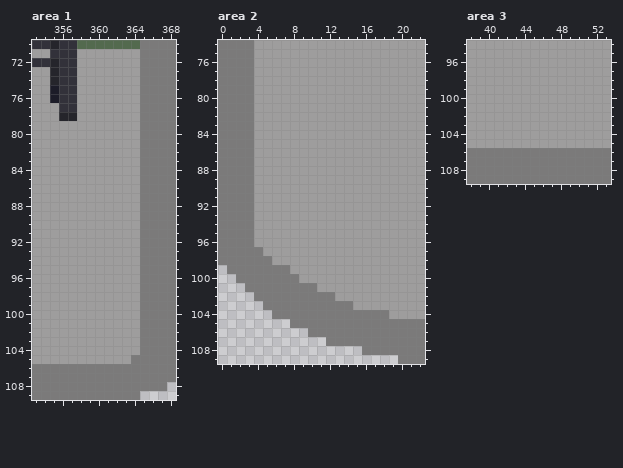
Pixel-art file -- Assets/art/hamilton/HamiltonEast/Bar/Bar.aseprite. The picture above was drawn from the file before the commit.
369x110 pixels, 1 frame. Colours within 5 levels of each other are drawn and written as one. Shown: area 1: x 353..368, y 70..109; area 2: x 0..22, y 74..109; area 3: x 38..53, y 94..109. The commit also changed other parts of the picture, which this record leaves out.
After the commit:
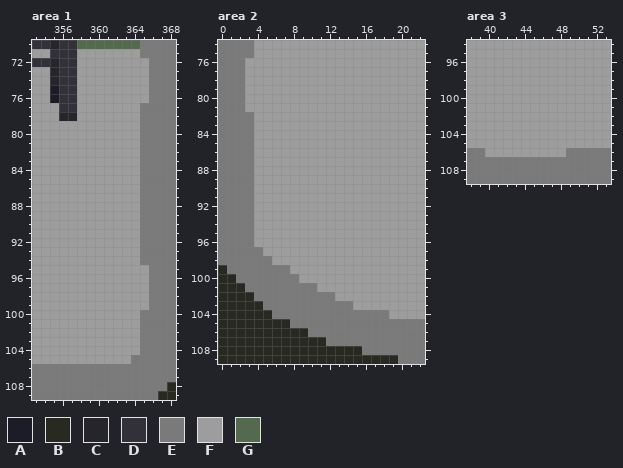
Palette (. is transparent): A #1c1c28  B #282921  C #25252b  D #32313a  E #7b7a7a  F #9e9d9d  G #536a4e
What changed:
--- area 1, layers "building", "FLO"
@@ x 363..367 @@
  71 FFEEE
- 72 FFEEE
- 73 FFEEE
- 74 FFEEE
- 75 FFEEE
- 76 FFEEE
+ 72 FFFEE
+ 73 FFFEE
+ 74 FFFEE
+ 75 FFFEE
+ 76 FFFEE
  77 FFEEE
@@ x 363..367 @@
  94 FFEEE
- 95 FFEEE
- 96 FFEEE
- 97 FFEEE
- 98 FFEEE
- 99 FFEEE
+ 95 FFFEE
+ 96 FFFEE
+ 97 FFFEE
+ 98 FFFEE
+ 99 FFFEE
 100 FFEEE
@@ x 363..368 @@
 107 EEEEEE
-108 EEEEE.
-109 EE....
+108 EEEEEB
+109 EEEEBB
--- area 2, layers "building", "FLO"
@@ x 1..5 @@
  75 EEEFF
- 76 EEEFF
- 77 EEEFF
- 78 EEEFF
- 79 EEEFF
- 80 EEEFF
- 81 EEEFF
+ 76 EEFFF
+ 77 EEFFF
+ 78 EEFFF
+ 79 EEFFF
+ 80 EEFFF
+ 81 EEFFF
  82 EEEFF
@@ x 0..22 @@
  98 EEEEEEFFFFFFFFFFFFFFFFF
- 99 .EEEEEEEFFFFFFFFFFFFFFF
-100 ..EEEEEEEFFFFFFFFFFFFFF
-101 ...EEEEEEEEFFFFFFFFFFFF
-102 ....EEEEEEEEEFFFFFFFFFF
-103 .....EEEEEEEEEEFFFFFFFF
-104 ......EEEEEEEEEEEEEFFFF
-105 ........EEEEEEEEEEEEEEE
-106 ..........EEEEEEEEEEEEE
-107 ............EEEEEEEEEEE
-108 ................EEEEEEE
-109 ....................EEE
+ 99 BEEEEEEEFFFFFFFFFFFFFFF
+100 BBEEEEEEEFFFFFFFFFFFFFF
+101 BBBEEEEEEEEFFFFFFFFFFFF
+102 BBBBEEEEEEEEEFFFFFFFFFF
+103 BBBBBEEEEEEEEEEFFFFFFFF
+104 BBBBBBEEEEEEEEEEEEEFFFF
+105 BBBBBBBBEEEEEEEEEEEEEEE
+106 BBBBBBBBBBEEEEEEEEEEEEE
+107 BBBBBBBBBBBBEEEEEEEEEEE
+108 BBBBBBBBBBBBBBBBEEEEEEE
+109 BBBBBBBBBBBBBBBBBBBBEEE
--- area 3, layer "building"
@@ x 38..53 @@
 105 FFFFFFFFFFFFFFFF
-106 EEEEEEEEEEEEEEEE
+106 EEFFFFFFFFFEEEEE
 107 EEEEEEEEEEEEEEEE
Boxes around the changes in both pictures, in picture pixels (x1, y1, x2, y2):
changed: (140, 58, 149, 103)
changed: (140, 265, 149, 310)
added: (140, 382, 176, 400)
changed: (245, 58, 254, 112)
added: (218, 265, 398, 364)
changed: (485, 148, 566, 157)
